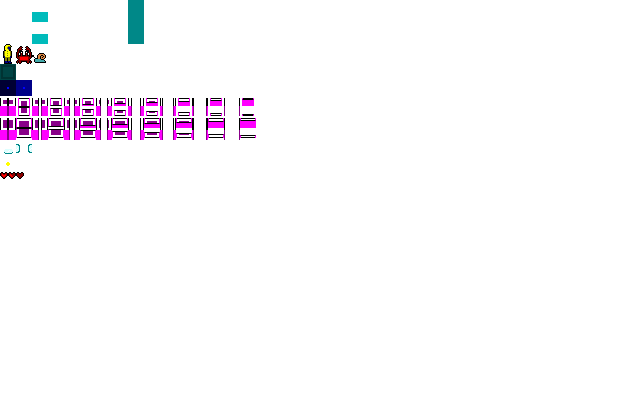
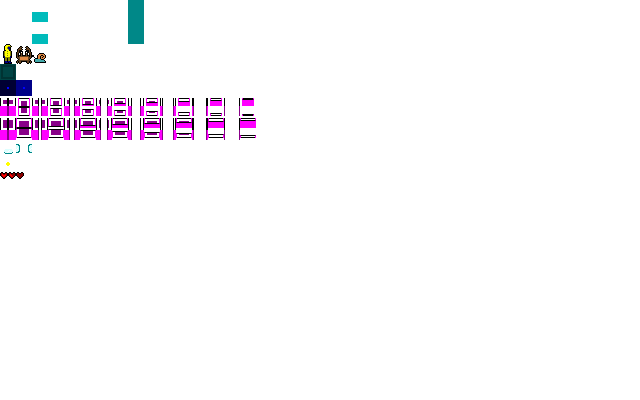
Two versions of the same layered image (640px x 400px). Layer-by-layer changes:
painted on "Crab" over box(17, 47, 31, 63)
